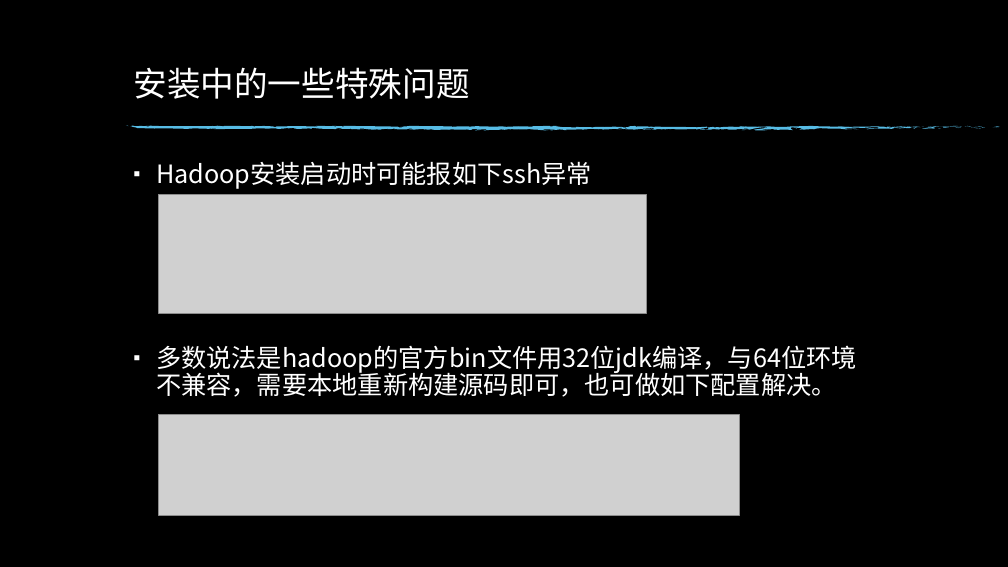
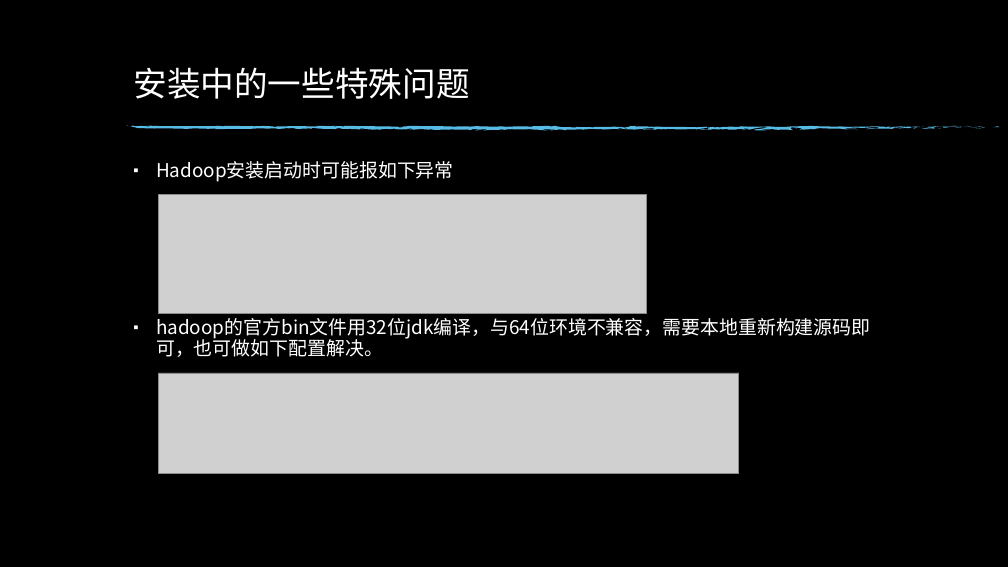
Before and after one commit to luminocean/cloud-computing, a slide deck: slide 11 of homework/实践1.pptx. Drawn at 1008x567 pixels with LibreOffice and Linux fonts; fonts in the diff are those of the drawing; grey boxes stand for pictures; background and template pictures are left out. Boxes give left, top, right and bottom in pixels: in the first picture for what was removed or moved away, otherwise in the second. Text is boxed around its words. In the diff, an @@ line names an element or a change of style, - is before the commit and + after.

```diff
--- a/homework/实践1.pptx
+++ b/homework/实践1.pptx
@@ text at <box>156,161,870,357</box>: text changed; size 24 to 18 pt @@
-▪ Hadoop安装启动时可能报如下ssh异常
-▪ 多数说法是hadoop的官方bin文件用32位jdk编译，与64位环境不兼容，需要本地重新构建源码即可，也可做如下配置解决。
+▪ Hadoop安装启动时可能报如下异常
+▪ hadoop的官方bin文件用32位jdk编译，与64位环境不兼容，需要本地重新构建源码即可，也可做如下配置解决。
@@ picture: place and size @@
-picture at <box>159,414,740,515</box>
+picture at <box>158,373,739,473</box>
```
Also in this commit, not shown: 7 other slides changed, 3 slides added, 2 slides removed, 4 other files.
